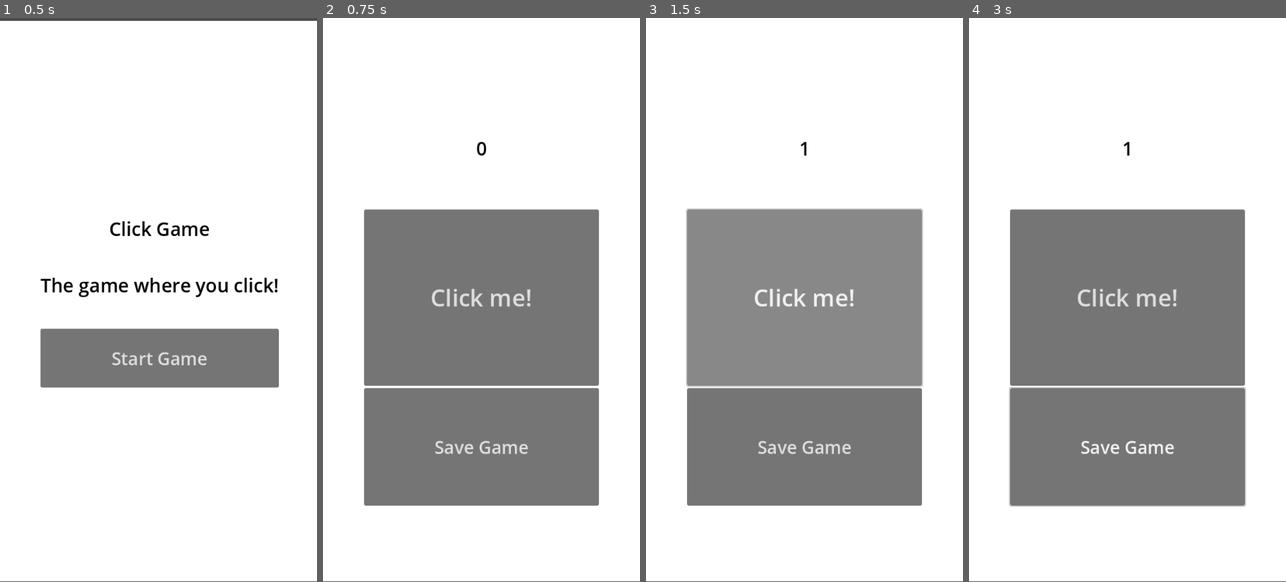
Above: before the commit, frames 1-4 (left to right).
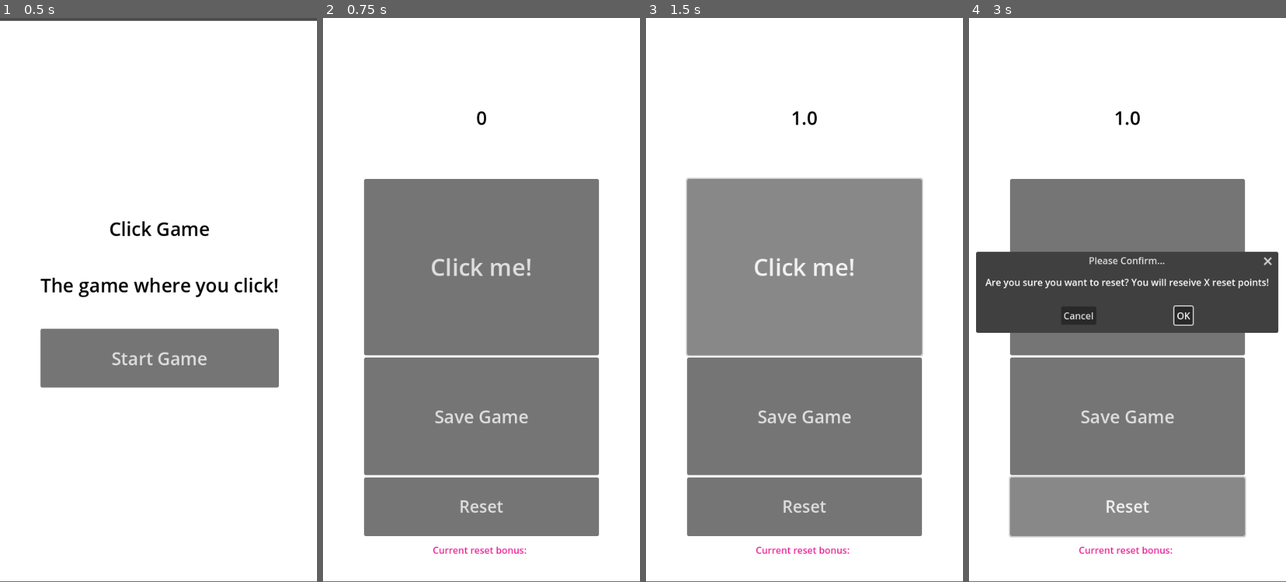
Above: after the commit, the same moments.

Repository: JacobAskew/ClickGame
Game: Godot game, scene res://main_menu.tscn
The game is run twice, just before and just after one commit, with the same random seed, the same clock (stepped at 60 frames per second) and the same inputs.
Inputs (mouse positions are in pixels of both pictures, inside the frame that each line leads up to):
- Up to frame 1 (0.5 s): no input
- Up to frame 2 (0.75 s): click "Start Game" at 0.5 s
- Up to frame 3 (1.5 s): click "Click me!" at 1.25 s
- Up to frame 4 (3 s): click "Save Game" at 2 s; click (1127, 508) at 2.75 s, where only the run after the commit has a clickable "Reset"

Frame 1 is identical in both runs. In frame 2, 11% of the frame differs, in the area x 12-88%, y 16-95%; in frame 3, 11%; in frame 4, 24%, in the area x 2-98%, y 16-95%.

Commit message:
Added some buttons and the basic functionality of a click game.

Diff:
--- a/game_scene.gd
+++ b/game_scene.gd
@@ -1,24 +1,43 @@
 extends Control
 
-var count := 0
+var count: float = 0.0
+var resetbonus: int = 0
 const SAVE_PATH := "user://save_data.json"
 
 func _ready():
 	$CenterContainer/VBoxContainer/IncreaseButton.pressed.connect(_on_IncreaseButton_pressed)
 	$CenterContainer/VBoxContainer/SaveButton.pressed.connect(_on_SaveButton_pressed)
+	$CenterContainer/VBoxContainer/ResetButton.pressed.connect(_on_ResetButton_pressed)
+	$ResetConfirmationDialog.confirmed.connect(_on_ConfirmReset)
 	load_game()
 
 func _on_IncreaseButton_pressed():
-	count += 1
-	$CenterContainer/VBoxContainer/NumberLabel.text = str(count)
+	count += 1 + float(resetbonus * 0.1)
+	$CenterContainer/VBoxContainer/NumberLabel.text = str(round(count * 100) / 100.0)
 
 func _on_SaveButton_pressed():
 	save_game()
 
+func _on_ResetButton_pressed():
+	$ResetConfirmationDialog.popup_centered()
+
+func _on_ConfirmReset():
+	if count >= 100:
+		resetbonus += int(log(count / 10 + 1))  # Logarithmic return
+	count = 0.0
+	$CenterContainer/VBoxContainer/NumberLabel.text = str(round(count * 100) / 100.0)
+	update_reset_label()
+	print("Reset performed. New resetbonus: ", resetbonus)
+	save_game()
+
+func update_reset_label():
+	$ResetLabel.text = "Current reset bonus: " + str(resetbonus)
+
 func save_game():
 	var file = FileAccess.open(SAVE_PATH, FileAccess.WRITE)
 	var data = {
-		"clicks": count
+		"clicks": count,
+		"resetbonus": resetbonus
 	}
 	file.store_string(JSON.stringify(data))
 	file.close()
@@ -30,12 +49,13 @@
 		var content = file.get_as_text()
 		var data = JSON.parse_string(content)
 		if data:
-			count = data["clicks"]
-			$CenterContainer/VBoxContainer/NumberLabel.text = str(count)
-			print("Game loaded with ", count, " clicks.")
+			count = float(data.get("clicks", 0))
+			resetbonus = int(data.get("resetbonus", 0))
+			$CenterContainer/VBoxContainer/NumberLabel.text = str(round(count * 100) / 100.0)
+			update_reset_label()
+			print("Game loaded with ", count, " clicks and ", resetbonus, " resetbonus.")
 		file.close()
 
-# 🔁 AUTO-SAVE on exit / pause
 func _notification(what):
 	if what == NOTIFICATION_WM_CLOSE_REQUEST:
 		print("App is closing — auto-saving.")
--- a/game_scene.tscn
+++ b/game_scene.tscn
@@ -49,5 +49,26 @@
 theme_override_font_sizes/font_size = 30
 text = "Save Game"
 
+[node name="ResetButton" type="Button" parent="CenterContainer/VBoxContainer"]
+custom_minimum_size = Vector2(0, 100)
+layout_mode = 2
+theme_override_font_sizes/font_size = 28
+text = "Reset"
+
+[node name="ResetConfirmationDialog" type="ConfirmationDialog" parent="."]
+dialog_text = "Are you sure you want to reset? You will reseive X reset points!"
+
+[node name="ResetLabel" type="Label" parent="."]
+layout_mode = 0
+offset_left = 69.0
+offset_top = 857.0
+offset_right = 469.0
+offset_bottom = 955.0
+theme_override_colors/font_color = Color(0.919334, 0.143916, 0.596322, 1)
+text = "Current reset bonus: "
+horizontal_alignment = 1
+vertical_alignment = 1
+
 [connection signal="pressed" from="CenterContainer/VBoxContainer/IncreaseButton" to="." method="_on_increase_button_pressed"]
 [connection signal="pressed" from="CenterContainer/VBoxContainer/SaveButton" to="." method="_on_save_button_pressed"]
+[connection signal="pressed" from="CenterContainer/VBoxContainer/ResetButton" to="." method="_on_reseet_button_pressed"]
